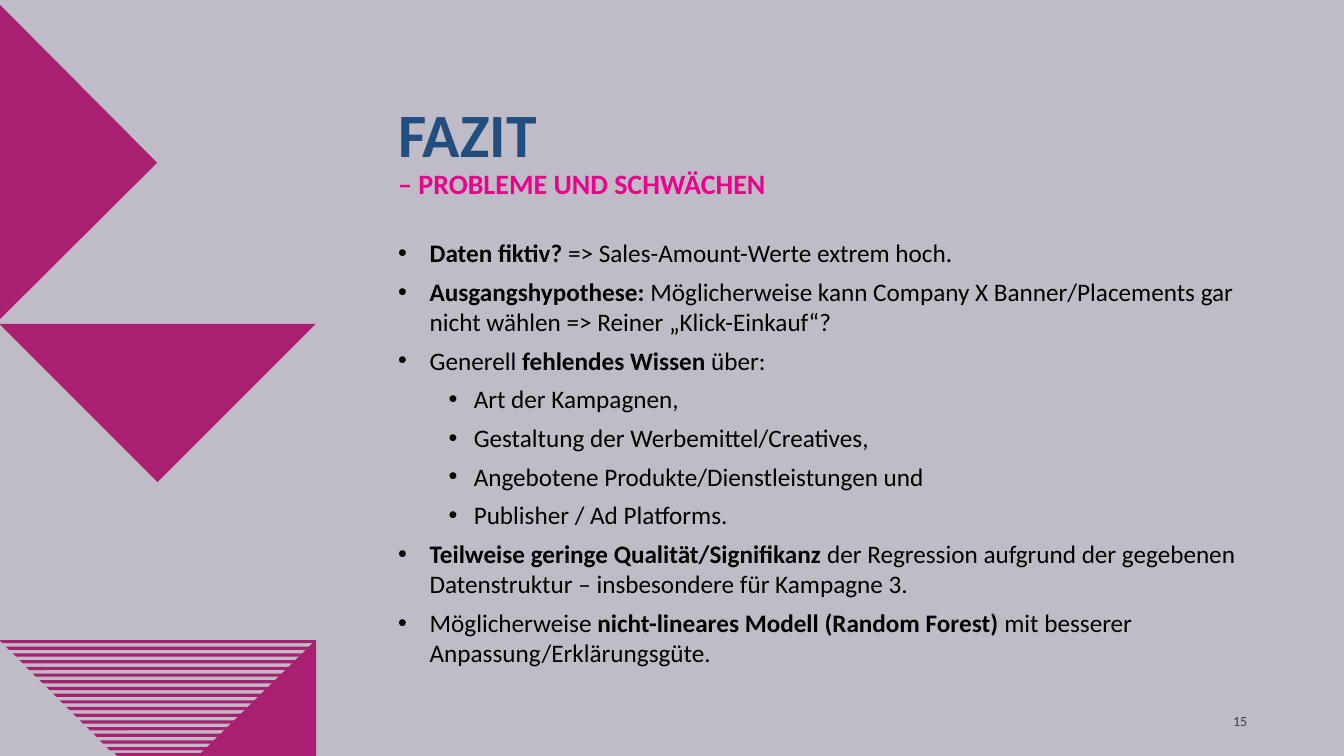
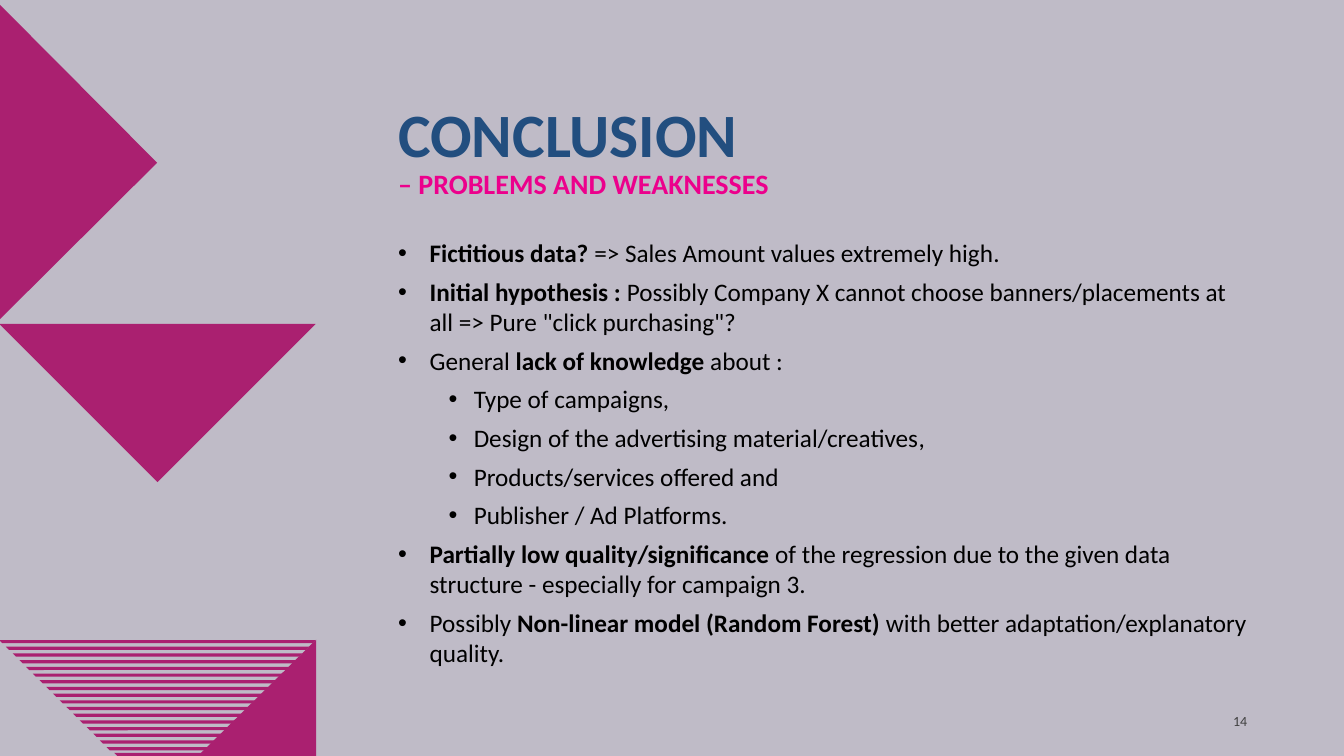
Before and after one commit to oliverschulz1983/Machine-learning-in-online-marketing-analysis-and-identification-of-optimisation-opportunities, a slide deck: slide 14 of Machine_Learning_in_Online_Marketing.pptx (slide 15 before the commit). Drawn at 1344x756 pixels with LibreOffice and Linux fonts; fonts in the diff are those of the drawing; background and template pictures are left out. Boxes give left, top, right and bottom in pixels: in the first picture for what was removed or moved away, otherwise in the second. Text is boxed around its words. In the diff, an @@ line names an element or a change of style, - is before the commit and + after.

```diff
--- a/Machine_Learning_in_Online_Marketing.pptx
+++ b/Machine_Learning_in_Online_Marketing.pptx
@@ title at <box>398,116,769,194</box>: text changed @@
-FAZIT
-– PROBLEME UND SCHWÄCHEN
+CONCLUSION
+– PROBLEMS AND WEAKNESSES
@@ text at <box>430,244,1226,487</box>: text changed @@
-• Daten fiktiv? => Sales-Amount-Werte extrem hoch.
-• Ausgangshypothese: Möglicherweise kann Company X Banner/Placements gar nicht wählen => Reiner „Klick-Einkauf“?
-• Generell fehlendes Wissen über:
-  • Art der Kampagnen,
-  • Gestaltung der Werbemittel/Creatives,
-  • Angebotene Produkte/Dienstleistungen und
+• Fictitious data? => Sales Amount values extremely high.
+• Initial hypothesis : Possibly Company X cannot choose banners/placements at all => Pure "click purchasing"?
+• General lack of knowledge about :
+  • Type of campaigns,
+  • Design of the advertising material/creatives,
+  • Products/services offered and
@@ text at <box>430,545,1246,666</box>: text changed @@
-• Teilweise geringe Qualität/Signifikanz der Regression aufgrund der gegebenen Datenstruktur – insbesondere für Kampagne 3.
-• Möglicherweise nicht-lineares Modell (Random Forest) mit besserer Anpassung/Erklärungsgüte.
+• Partially low quality/significance of the regression due to the given data structure - especially for campaign 3.
+• Possibly Non-linear model (Random Forest) with better adaptation/explanatory quality.
@@ page number at <box>1233,717,1247,726</box>: text changed @@
-15
+14
```
Also in this commit, not shown: 14 other slides changed, 2 slides added, 3 slides removed.
